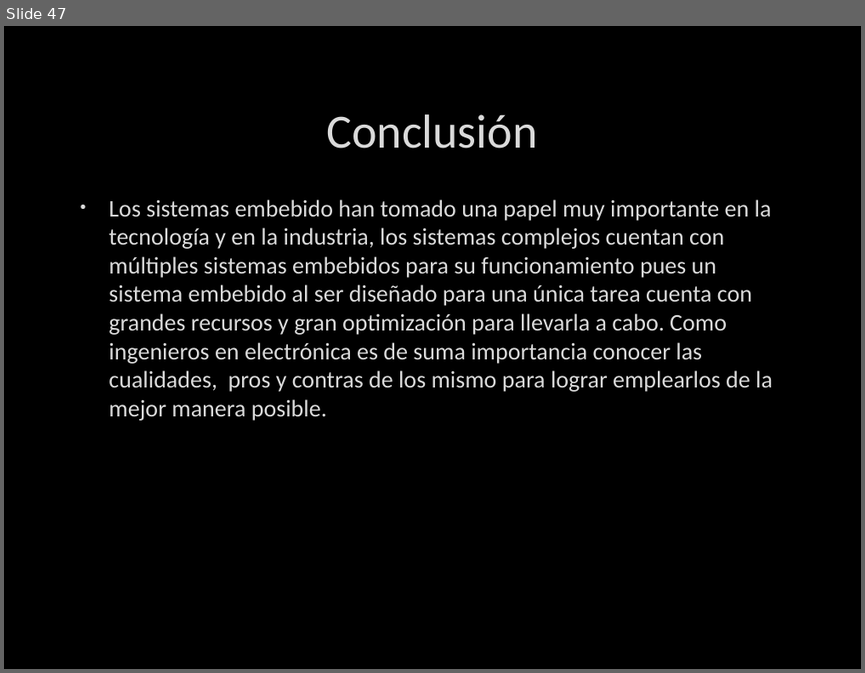
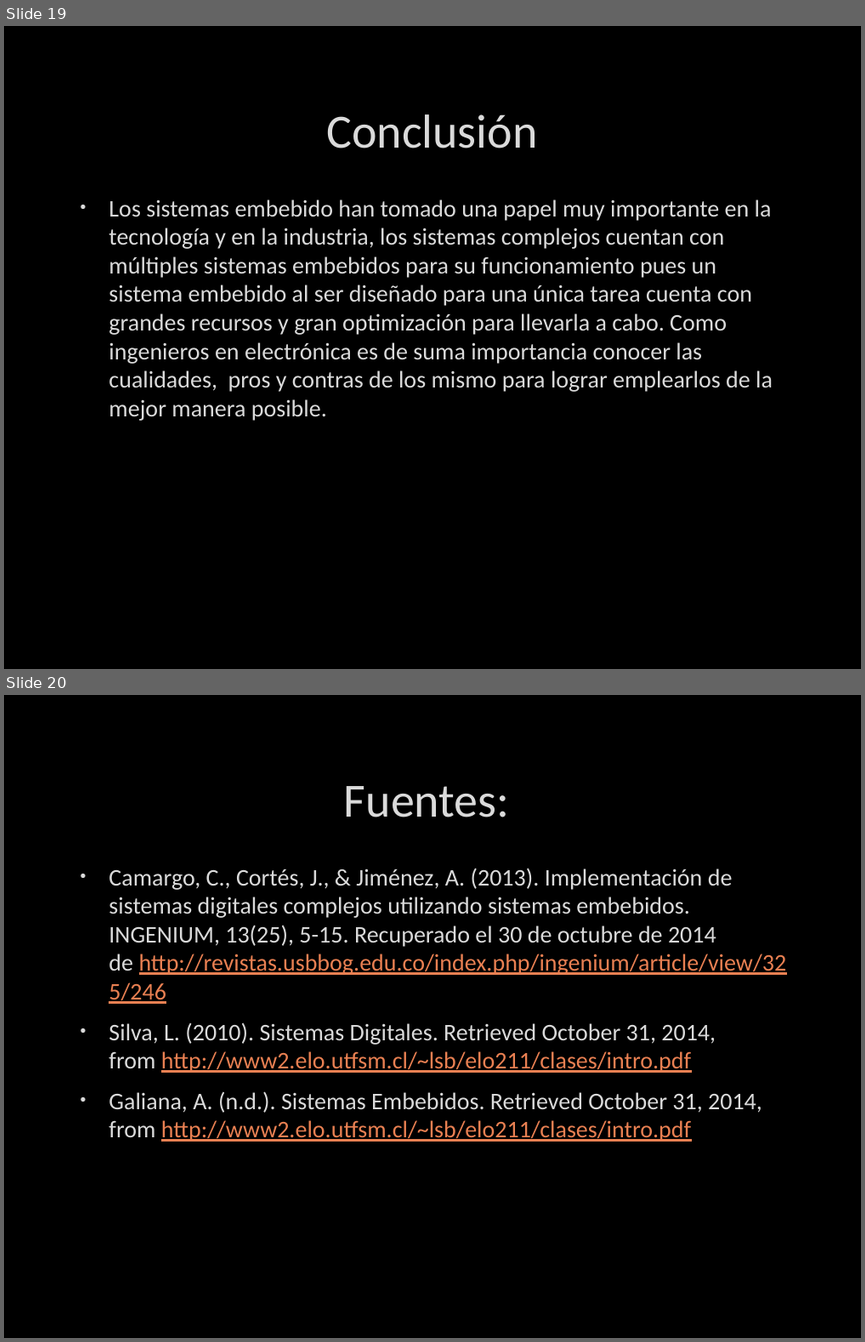
Before and after one commit to Erick-ARH/Sistemas-Embebidos, a slide deck: Presentaciones/Sistemas Embebidos/Sistemas Embebidos.pptx. Shown one above the other, each under a label of ours: slide 47 before the commit, slides 19 and 20 after it. The pictures are 865x673 and 865x1342 pixels, drawn with LibreOffice and Linux fonts; fonts in the diff are those of the drawing; background and template pictures are left out. Boxes give left, top, right and bottom in pixels: in the first picture for what was removed or moved away, otherwise in the second. Text is boxed around its words. In the diff, an @@ line names an element or a change of style, - is before the commit and + after.

```diff
--- a/Presentaciones/Sistemas Embebidos/Sistemas Embebidos.pptx
+++ b/Presentaciones/Sistemas Embebidos/Sistemas Embebidos.pptx
@@ slide 20 added at bbox=[4, 695, 861, 1338], background picture (left out) @@
@@ title added at bbox=[344, 786, 510, 817], 40 pt, text #DADADA @@
+Fuentes:
@@ text added at bbox=[109, 868, 787, 1141], 20 pt, text #DADADA @@
+• Camargo, C., Cortés, J., & Jiménez, A. (2013). Implementación de sistemas digitales complejos utilizando sistemas embebidos. INGENIUM, 13(25), 5-15. Recuperado el 30 de octubre de 2014 de http://revistas.usbbog.edu.co/index.php/ingenium/article/view/325/246
+• Silva, L. (2010). Sistemas Digitales. Retrieved October 31, 2014, from http://www2.elo.utfsm.cl/~lsb/elo211/clases/intro.pdf
+• Galiana, A. (n.d.). Sistemas Embebidos. Retrieved October 31, 2014, from http://www2.elo.utfsm.cl/~lsb/elo211/clases/intro.pdf
@@ what was slide 47 is now slide 19 @@
```
Also in this commit, not shown: 1 slide changed, 3 other slides added, 31 slides removed.
